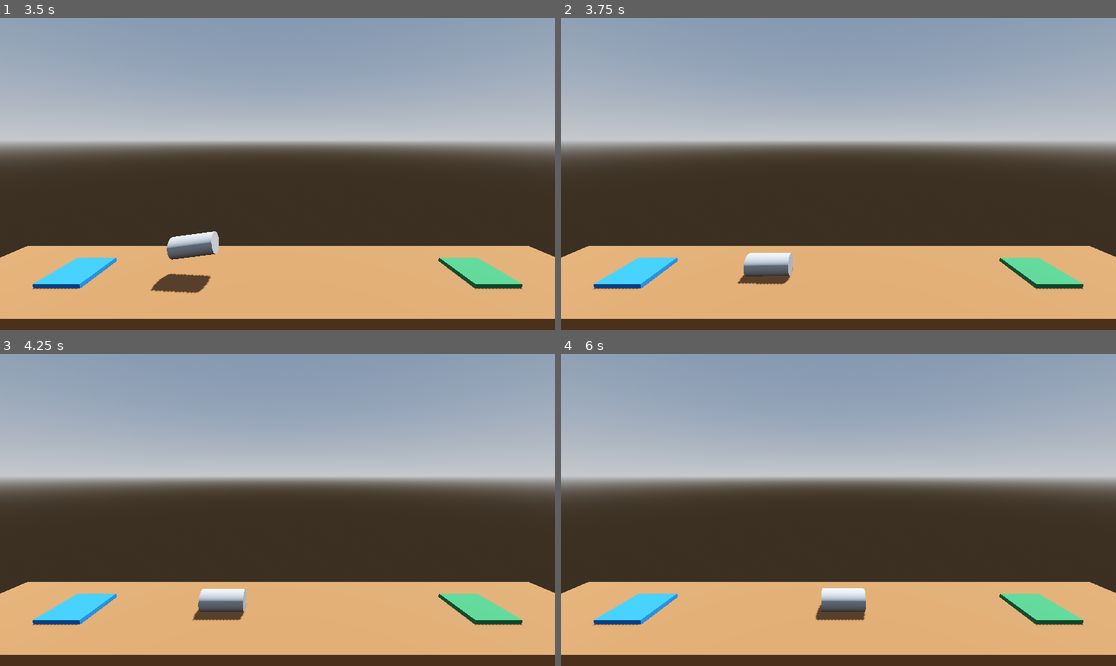
Above: before the commit, frames 1-4 (two rows, left to right).
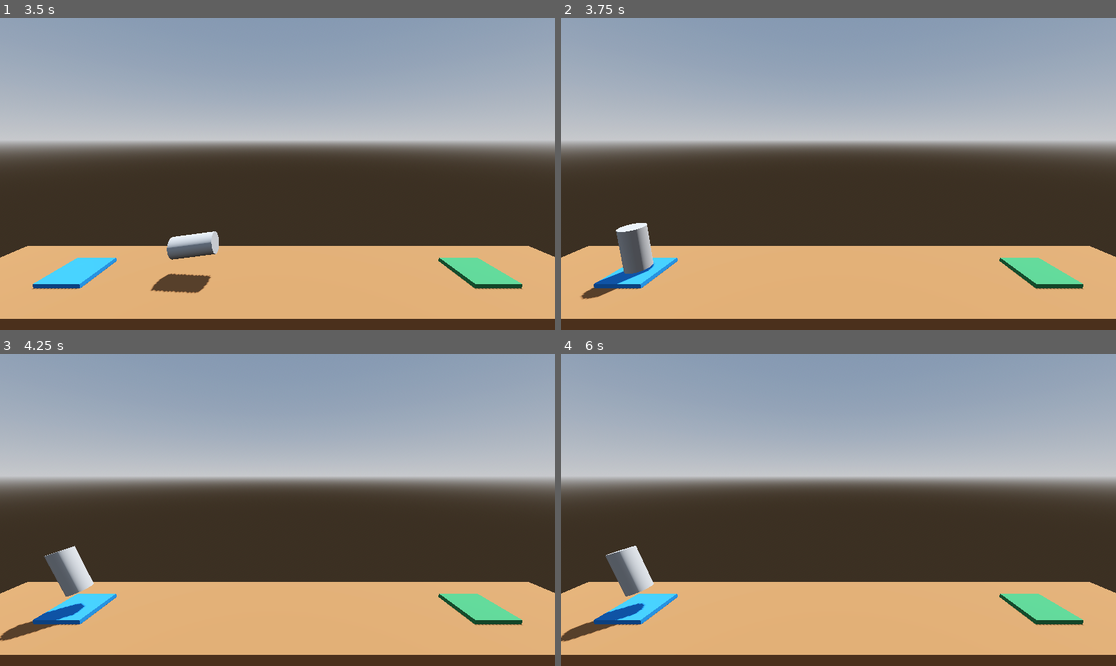
Above: after the commit, the same moments.

Repository: digdug2600/ProjectBoost
Game: Godot game, scene res://Level/level.tscn
The game is run twice, just before and just after one commit, with the same random seed, the same clock (stepped at 60 frames per second) and the same inputs.
Inputs:
- Up to frame 1 (3.5 s): tap Enter at 0.5 s; hold D (Rotate Right) 0.53-1.28 s; hold Space (Boost) 0.53-1.28 s; hold A (Left Rotate) 1.28-2.03 s; tap Space (Boost) at 1.35, 2.85 s; hold Space (Boost) 2.03-2.78 s; hold D (Rotate Right) from 2.03 s (still down)
- Up to frame 2 (3.75 s): release D (Rotate Right) at 3.53 s; hold A (Left Rotate) from 3.53 s (still down); hold Space (Boost) from 3.53 s (still down)
- Up to frame 3 (4.25 s): keep holding A (Left Rotate); keep holding Space (Boost)
- Up to frame 4 (6 s): release Space (Boost) at 4.28 s; tap Space (Boost) at 4.35, 5.85 s; hold Space (Boost) 5.03-5.78 s; release A (Left Rotate) at 5.78 s; hold D (Rotate Right) from 5.78 s (still down)

Frame 1 is identical in both runs. In frame 2, 2.0% of the frame differs, in the area x 3-42%, y 65-91%; in frame 3, 2.2%, in the area x 0-45%, y 61-92%; in frame 4, 2.2%.

Commit message:
Added respawn

Diff:
--- a/Level/level.tscn
+++ b/Level/level.tscn
@@ -56,3 +56,4 @@
 
 [node name="Player" parent="." instance=ExtResource("1_0w41y")]
 transform = Transform3D(1, 0, 0, 0, 1, 0, 0, 0, 1, -9.46877, 1.32596, 0)
+torque_thrust = 100.0
--- a/Player.gd
+++ b/Player.gd
@@ -1,21 +1,27 @@
 extends RigidBody3D
+## How much vertical force to apply when moving.
+@export_range(750.0, 3000.0) var thurst: float = 1000.0
 
-
+@export var torque_thrust: float = 100.0
 
 # Called every frame. 'delta' is the elapsed time since the previous frame.
 func _process(delta: float) -> void:
 	if Input.is_action_pressed("Boost"):
-		apply_central_force(basis.y * delta * 1000.0)
+		apply_central_force(basis.y * delta * thurst)
 
 	if Input.is_action_pressed("Left Rotate"):
-		apply_torque(Vector3(0.0, 0.0, 100.0 * delta))
+		apply_torque(Vector3(0.0, 0.0, torque_thrust * delta))
 
 	if Input.is_action_pressed("Rotate Right"):
-		apply_torque(Vector3(0.0, 0.0, -100.0 * delta))
+		apply_torque(Vector3(0.0, 0.0, -torque_thrust * delta))
 
 func _on_body_entered(body: Node) -> void:
 	if "Goal" in body.get_groups():
 		print("You Win!")
 
 	if "Hazard" in body.get_groups():
-		print("You Crashed!")
+		crash_sequence()
+
+func crash_sequence() -> void:
+	print("KABOOM!")
+	get_tree().reload_current_scene()
--- a/player.tscn
+++ b/player.tscn
@@ -15,6 +15,7 @@
 linear_damp = 1.0
 angular_damp = 3.0
 script = ExtResource("1_p3lj6")
+torque_thrust = 200.0
 
 [node name="MeshInstance3D" type="MeshInstance3D" parent="."]
 mesh = SubResource("CylinderMesh_m5084")
